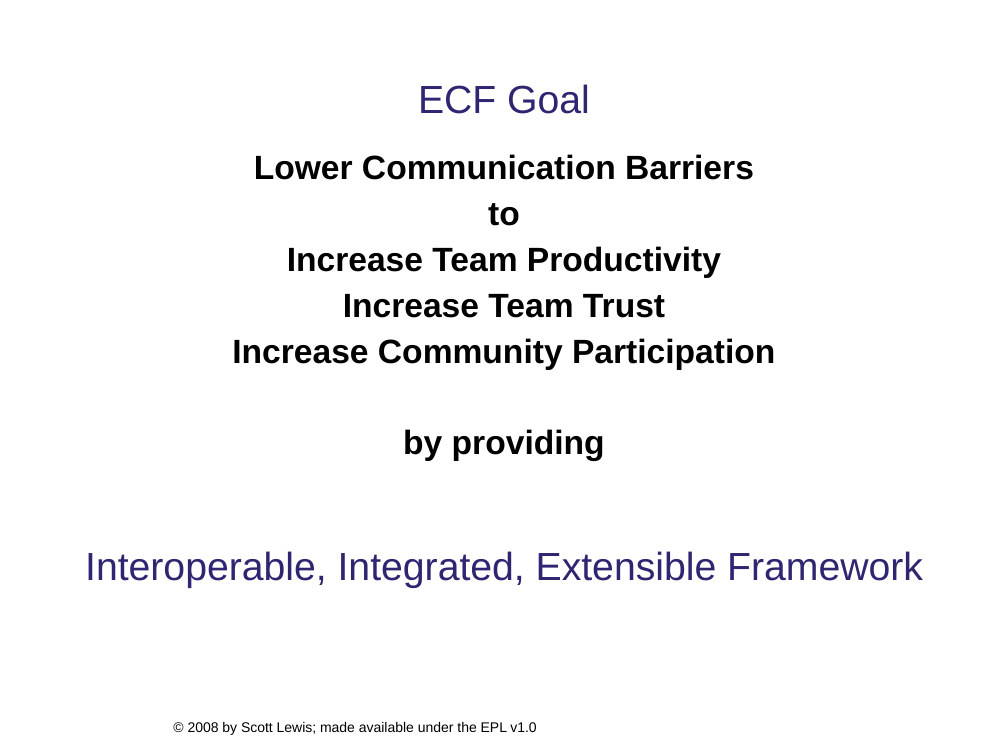
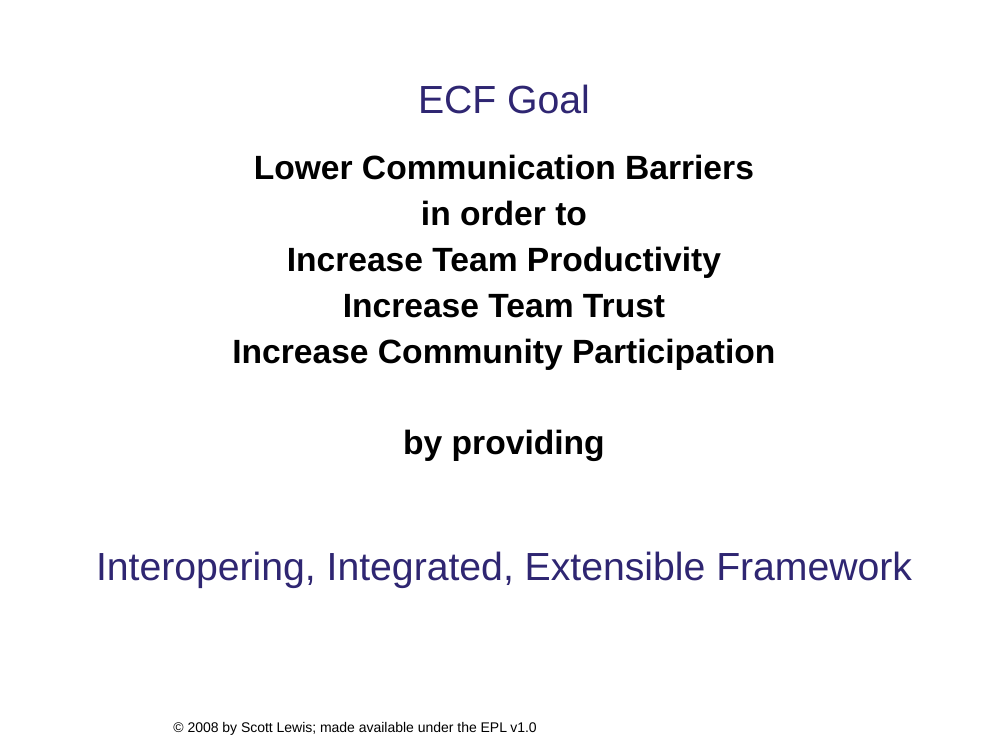
Before and after one commit to eclipse/ecf-website, a slide deck: slide 4 of presentations/eclipsecon2008/longtalk134/ecf_eclipsecon2008_134_DRAFT.ppt. Drawn at 1008x756 pixels with LibreOffice and Linux fonts; fonts in the diff are those of the drawing; background and template pictures are left out. Boxes give left, top, right and bottom in pixels: in the first picture for what was removed or moved away, otherwise in the second. Text is boxed around its words. In the diff, an @@ line names an element or a change of style, - is before the commit and + after.

```diff
--- a/presentations/eclipsecon2008/longtalk134/ecf_eclipsecon2008_134_DRAFT.ppt
+++ b/presentations/eclipsecon2008/longtalk134/ecf_eclipsecon2008_134_DRAFT.ppt
@@ text at (x1=421, y1=200, x2=587, y2=226): text changed @@
-to
+in order to
@@ title at (x1=96, y1=551, x2=912, y2=588): text changed @@
-Interoperable, Integrated, Extensible Framework
+Interopering, Integrated, Extensible Framework
```
Also in this commit, not shown: 15 other slides changed, 1 other file.
